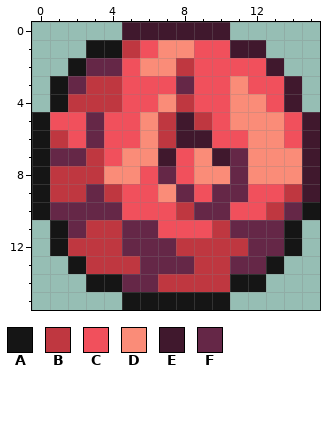
A pixel-art sprite gets an edit: precursorracekrakoth_arcanapatch/objects/atprk_relicseeker/atprk_planetpins/atprk_arcanasanguinepin.png. The picture above was drawn from the file before the commit.
The file is 16x16 pixels. Colours within 5 levels of each other are drawn and written as one.
Palette (. is transparent): A #151515  B #bf3740  C #f1505c  D #fa8c78  E #40182d  F #652747
Pixels before, first column x 0:
 0 .....EEEEEE.....
 1 ...AABCDDCCEE...
 2 ..AFFCDDBCCCCE..
 3 .AFBBCCCFCCDCCE.
 4 .ABBBCCDBCCDDCE.
 5 ACCFCCDBEBCDDDCE
 6 ABCFCCDBEECCDDCE
 7 AFFBCDDECDEFDDDE
 8 ABBBDDCFCDDFDDDE
 9 ABBFBCCDFCFFCCBE
10 AFFFFCCCBFFCCBFA
11 .AFBBFFCCCBFFFA.
12 .ABBBFFFBBBBFFA.
13 ..ABBBFFFBBFFA..
14 ...AAFFBBBBAA...
15 .....AAAAAA.....
After:
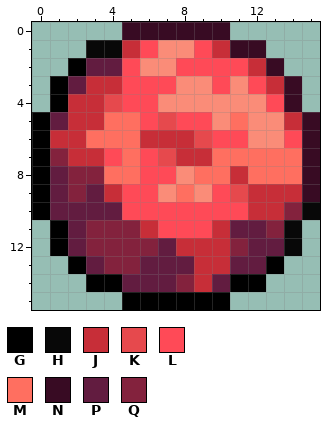
Colours new in this view: G #000000  H #080808  J #c72e38  K #e6494d  L #ff4a57  M #ff6f60  N #380b23  P #621c40  Q #83223d
Diff:
Changed rows in their new state; - is an unchanged pixel.
first column x 0:
 0 -----NNNNNN-----
 1 ---HHJL--LJNN---
 2 --GPPL--LLLLJN--
 3 -GPJJLLLDDL-LJN-
 4 -GJJKLL-DDD--LN-
 5 GPJJMMLKLLDM--JN
 6 GJJMMMJJJKLL--LN
 7 GQJJLMLKJJMMMMMN
 8 GPQQMMLLDMMJMMMN
 9 GPQPJLL-MDLKJJJN
10 GPPPPLLLLLLLJJQH
11 -GPQQQJLLLJPPQH-
12 -GPQQQQPJJJQPPH-
13 --GPQQPPPJJPPG--
14 ---GGPPPQJPGG---
15 -----GGGGGG-----
Changed places in both pictures, as pixel boxes (x1, y1, x2, y2):
changed: (32, 22, 320, 310)
